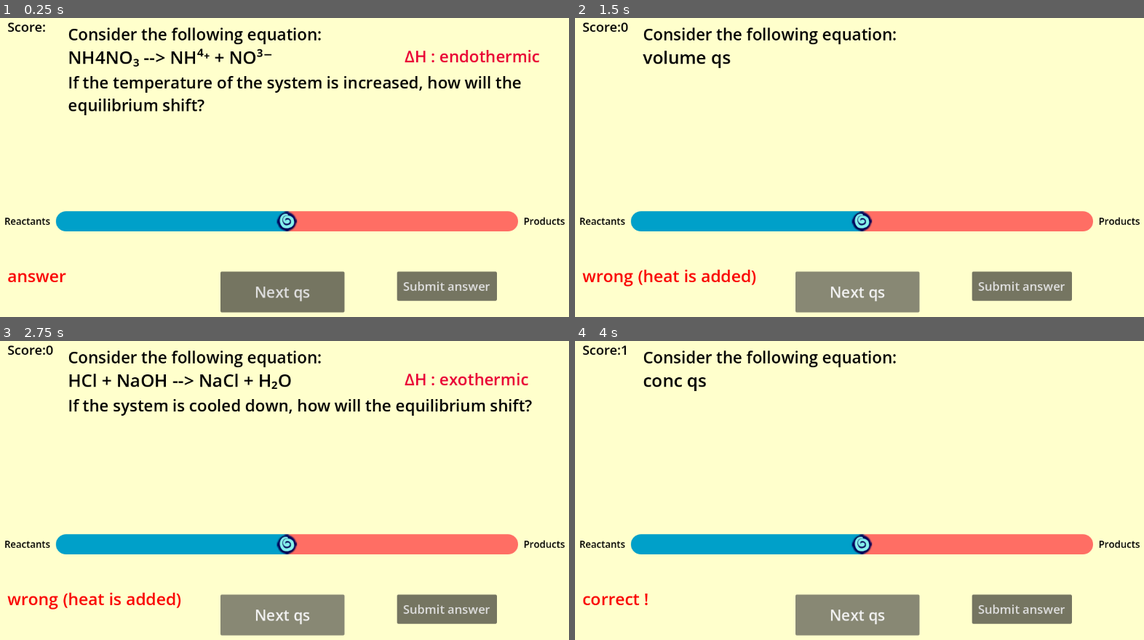
Above: before the commit, frames 1-4 (two rows, left to right).
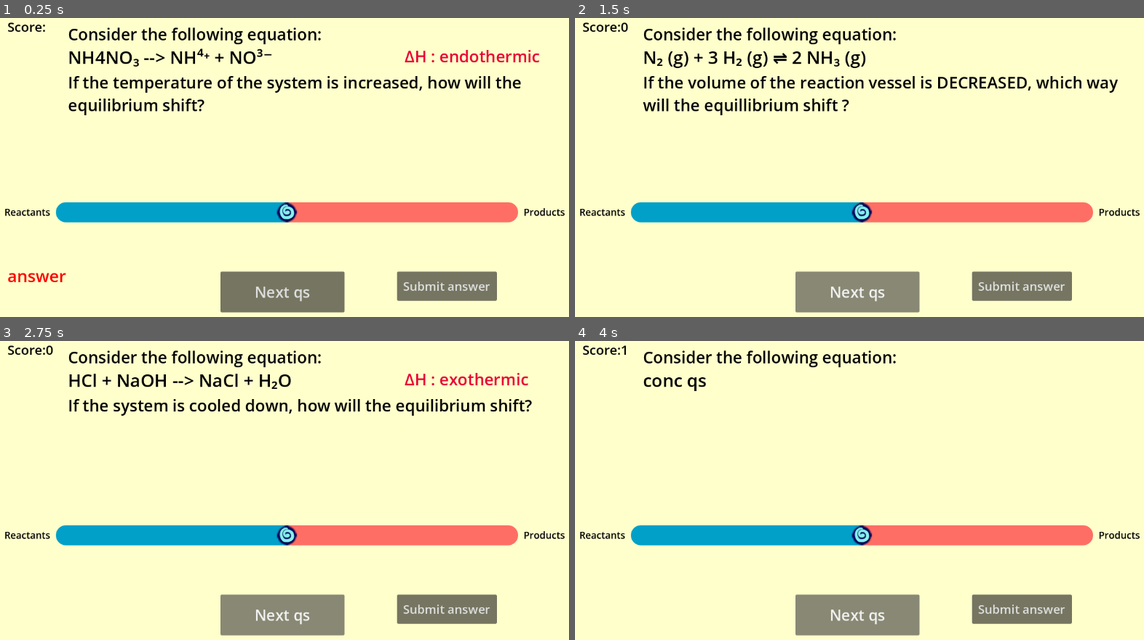
Above: after the commit, the same moments.

Repository: iisalut/Le-Chateliers-Principles-game
Game: Godot game, scene res://quiz.tscn
Same seed, same stepped clock (60 frames per second), same inputs: the game is played once before the commit and once after it. The project has no main scene, so this scene is started directly.
Inputs:
- Up to frame 1 (0.25 s): no input
- Up to frame 2 (1.5 s): click "Submit answer" at 0.5 s; click "Next qs" at 1.25 s
- Up to frame 3 (2.75 s): click "Next qs" at 2 s
- Up to frame 4 (4 s): click "Submit answer" at 2.75 s; click "Next qs" at 3.5 s

The runs differ from the first frame. In frame 1, 5.6% of the frame differs, in the area x 0-100%, y 61-72%; in frame 2, 9.3%, in the area x 0-100%, y 10-90%; in frame 3, 6.2%; in frame 4, 5.8%.

Commit message:
finished volume questions+ need to implement a qs filter

Diff:
--- a/actual-le-chateliers/game_manager.gd
+++ b/actual-le-chateliers/game_manager.gd
@@ -22,8 +22,10 @@
 func choose_temp_qs():  # HELPER chooses a temp qs from the temp dict
 	# already starts from the a random value and then
 	#goes into the actual rxn : enthalpy -> dict always loops through keys
+
 	var inner_dict=QsData.temp_qs_dict[random_select_temp]
 	for rxn in inner_dict :
+
 		curr_qs= rxn
 		curr_enthalpy=inner_dict[rxn]
 
@@ -65,6 +67,51 @@
 
 
 #--------------------
+
+#---vol variables and functions-----
+var random_select_vol= randi_range(0,6)
+var curr_max_vol_moles=""
+var vol_inc= 0.5<randf()
+
+
+func choose_vol_qs():
+	var inner_dict= QsData.vol_qs_dict[random_select_vol]
+	for rxn in inner_dict:
+		curr_qs=rxn
+		curr_max_vol_moles= inner_dict[rxn]
+
+func check_vol_ans(value: float) -> void:
+	if(vol_inc):
+		if curr_max_vol_moles=="right" and value>0 :
+			answer_label.text="Correct vol!"
+			score+=1
+		elif curr_max_vol_moles=="left" and value<0:
+			answer_label.text="Correct vol"
+			score+=1
+		else:
+			answer_label.text="Wrong :("
+	else:
+		if curr_max_vol_moles=="right" and value<0 :
+			answer_label.text="Correct vol!"
+			score+=1
+		elif curr_max_vol_moles=="left" and value>0:
+			answer_label.text="Correct vol"
+			score+=1
+		else:
+			answer_label.text="Wrong :("
+	score_label.text= "Score:"+str(score)
+
+func display_vol():
+	vol_inc= 0.5<randf()
+	random_select_vol= randi_range(0,6)
+	choose_vol_qs()
+	question_label.text=curr_qs
+	if (vol_inc==true):
+		question_description.text="If the volume of the reaction vessel is INCREASED, which way will the equillibrium shift ?"
+	else:
+		question_description.text="If the volume of the reaction vessel is DECREASED, which way will the equillibrium shift ?"
+
+
 func _ready():
 	display_temp()
 
@@ -73,7 +120,7 @@
 	if (random_of_3== 1):
 		check_temp_ans(slider_value)
 	elif (random_of_3==2):
-		pass #vol
+		check_vol_ans(slider_value)
 	else:
 		pass #conc
 
@@ -81,10 +128,11 @@
 
 	enthalpy_label.text=""
 	question_description.text=""
+	answer_label.text=""
 	random_of_3= randi_range(1,3)
 	if (random_of_3== 1):
 		display_temp()
 	elif (random_of_3==2):
-		question_label.text="volume qs"
+		display_vol()
 	else:
 		question_label.text="conc qs"
--- a/actual-le-chateliers/qs_data.gd
+++ b/actual-le-chateliers/qs_data.gd
@@ -7,3 +7,13 @@
 4:{"CaCO₃ --> CaO + CO₂" : "endothermic"},
 5:{"NH4NO₃ --> NH⁴⁺ + NO³⁻" : "endothermic"}
 }
+
+var vol_qs_dict={ 0: {"N₂ (g) + 3 H₂ (g) ⇌ 2 NH₃ (g) ": "left"},
+1:{"2 SO₂ (g)+ O₂ (g) ⇌ 2 SO₃ (g) ": "left"},
+2:{"N₂O4 (g) ⇌ 2 NO₂(g)": "right"},
+3:{"C₂H₂(g) + 2 H₂(g) ⇌ C₂H₆ (g)":"left"},
+4:{"CO (g) + 3 H₂ (g) ⇌ CH4 (g) + H₂O (g)":"left"},
+5:{"CH4 (g) + H₂O (g) <=> CO (g) + 3 H₂ (g)": "right"},
+6:{"PCl5 (g) ⇌ PCl3 (g) + Cl2 (g)":"right"}
+}
+var finished_qs=[]
--- a/actual-le-chateliers/quiz.tscn
+++ b/actual-le-chateliers/quiz.tscn
@@ -36,6 +36,7 @@
 layout_mode = 0
 offset_right = 1152.0
 offset_bottom = 648.0
+rotation = 0.00038971225
 color = Color(1, 1, 0.8, 1)
 
 [node name="question_label" type="RichTextLabel" parent="." unique_id=886499720]
@@ -72,9 +73,9 @@
 clip_children = 1
 layout_mode = 0
 offset_left = 115.0
-offset_top = 406.0
+offset_top = 388.0
 offset_right = 1031.0
-offset_bottom = 432.0
+offset_bottom = 428.0
 theme_override_styles/panel = SubResource("StyleBoxFlat_kninm")
 
 [node name="TextureRect" type="TextureRect" parent="slider stuff" unique_id=76080980]
@@ -123,18 +124,18 @@
 
 [node name="product_label" type="RichTextLabel" parent="static stuff" unique_id=1426051611]
 offset_left = 1042.0
-offset_top = 412.0
+offset_top = 394.0
 offset_right = 1158.0
-offset_bottom = 452.0
+offset_bottom = 434.0
 theme_override_colors/default_color = Color(0, 0, 0, 1)
 theme_override_font_sizes/normal_font_size = 19
 text = "Products"
 
 [node name="reactant_label" type="RichTextLabel" parent="static stuff" unique_id=486680919]
 offset_left = 13.0
-offset_top = 412.0
+offset_top = 394.0
 offset_right = 133.0
-offset_bottom = 452.0
+offset_bottom = 434.0
 theme_override_colors/default_color = Color(0, 0, 0, 1)
 theme_override_font_sizes/normal_font_size = 19
 text = "Reactants"
@@ -161,4 +162,5 @@
 
 [connection signal="pressed" from="Button" to="." method="_on_button_pressed"]
 [connection signal="value_changed" from="slider stuff/slider" to="." method="_on_h_slider_2_value_changed"]
+[connection signal="value_changed" from="slider stuff/slider" to="." method="_on_slider_value_changed"]
 [connection signal="pressed" from="submit_button" to="." method="_on_submit_button_pressed"]
--- a/actual-le-chateliers/start_game.tscn
+++ b/actual-le-chateliers/start_game.tscn
@@ -35,10 +35,10 @@
 
 [node name="Button" type="Button" parent="." unique_id=926817269]
 layout_mode = 0
-offset_left = 436.0
-offset_top = 385.0
-offset_right = 727.0
-offset_bottom = 486.0
+offset_left = 426.0
+offset_top = 386.0
+offset_right = 717.0
+offset_bottom = 487.0
 theme_override_colors/font_color = Color(0.08398584, 0.44609243, 0.7049566, 1)
 theme_override_font_sizes/font_size = 56
 theme_override_styles/normal = SubResource("StyleBoxFlat_8eptn")
